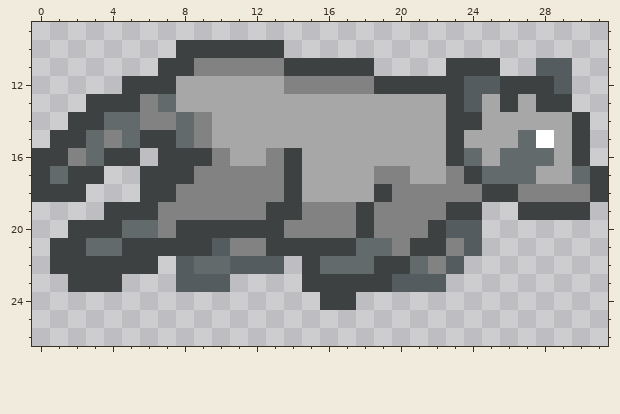
A pixel-art sprite gets an edit: Sprites/Racoon_Main_RightDash.png. Above is the file before it was changed.
The file is 32x32 pixels. Shown: x 0..31, y 9..26.
Once edited:
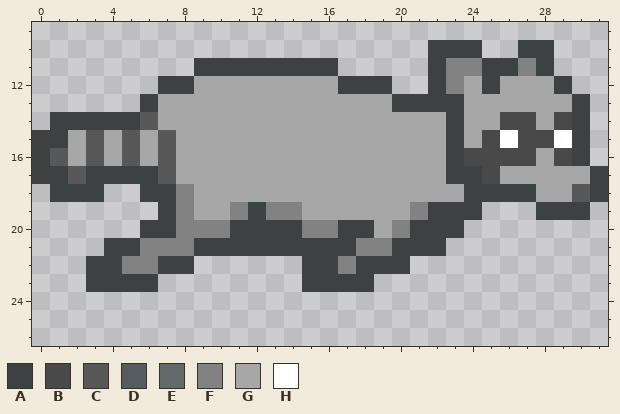
Palette (. is transparent): A #3e4142  B #494949  C #585858  D #545c5f  E #636a6c  F #828282  G #a7a7a7  H #ffffff
The edit:
Changed rows in their new state; - is an unchanged pixel.
first column x 0:
10 --------......--------AAA--AA--
11 -------..AAAAA---..---AFF-AFA.-
12 -----..-A-----GGGAA-..-FGAGGGA-
13 ---...AG------------AAA-G-G-GGA
14 -A--AACGGG--------------G-BB-B-
15 A-GCGCGCGG---------------BHBBH-
16 -CGCGCGCGGG--GG---------BBBBGB-
17 -AC-AA-CGGGGGGG----GG--A-BGG--G
18 .--A-----GGGGGG----GGGGGA--AGGC
19 ----...A-GG-AFFGGGGGG-A----.---
20 --....AAFFF---A--A-G-A-A.------
21 -...A-FFF-AAA-----FFA--..------
22 -..--FFAA.....--AFA--...-------
23 --.--AA-...--------....--------
24 ----------------..-------------
Pixel boxes of the changes (left, top, right, bottom) in both pictures:
changed: (32, 40, 590, 310)
